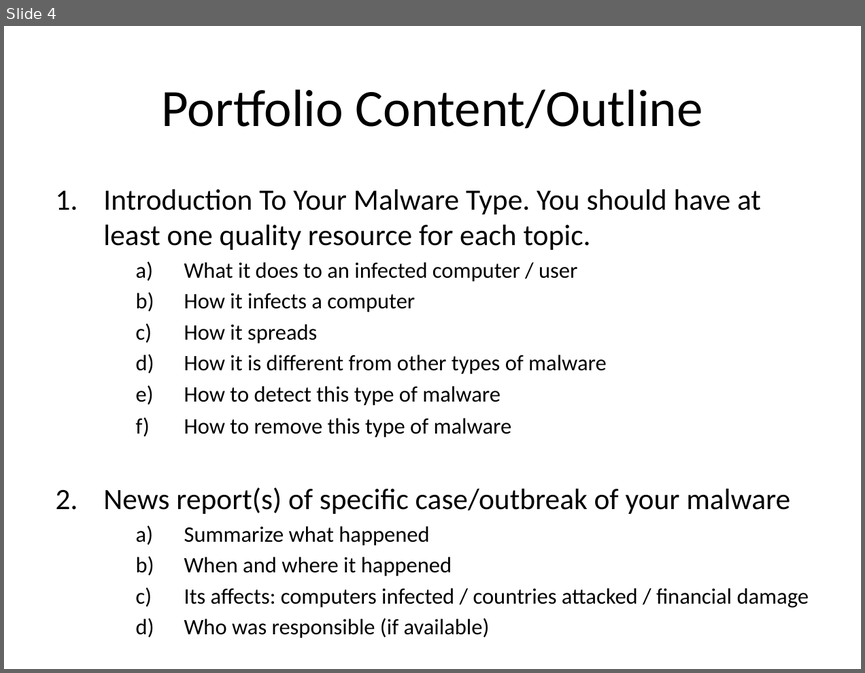
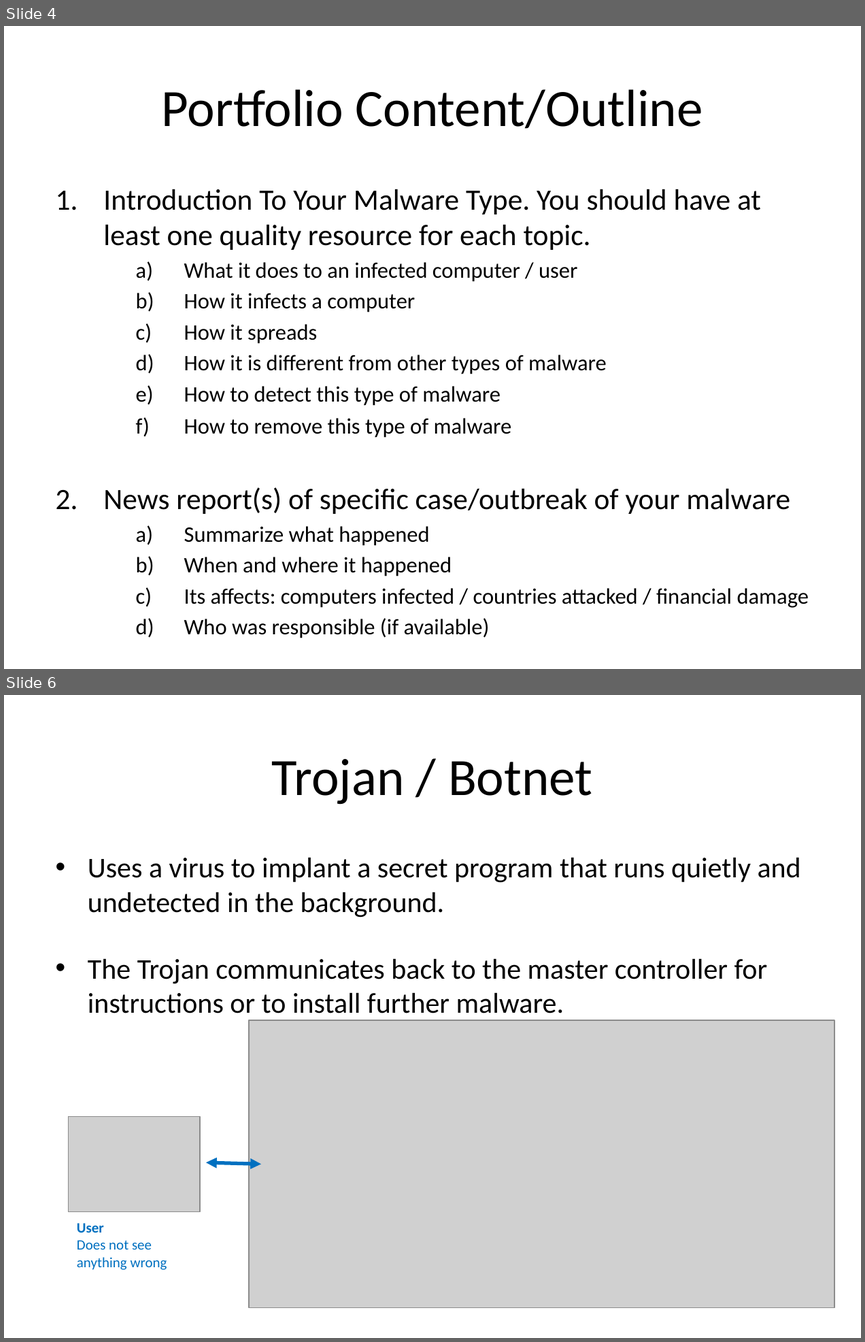
Before and after one commit to Greg5519/ICS2O0, a slide deck: Topic A Understanding Computers/A.4 Lesson - Types Of Malware.pptx. Shown one above the other, each under a label of ours: slide 4 before the commit, slides 4 and 6 after it; the slides between them are not shown. The pictures are 865x673 and 865x1342 pixels, drawn with LibreOffice and Linux fonts; fonts in the diff are those of the drawing; grey boxes stand for pictures. Boxes give left, top, right and bottom in pixels: in the first picture for what was removed or moved away, otherwise in the second. Text is boxed around its words. In the diff, an @@ line names an element or a change of style, - is before the commit and + after.

```diff
--- a/Topic A Understanding Computers/A.4 Lesson - Types Of Malware.pptx
+++ b/Topic A Understanding Computers/A.4 Lesson - Types Of Malware.pptx
@@ slide 6 added at [4, 695, 861, 1338], background #FFFFFF @@
@@ title added at [272, 759, 592, 804], 44 pt, text #000000 @@
+Trojan / Botnet
@@ text added at [88, 857, 801, 1020], 24 pt, text #000000 @@
+• Uses a virus to implant a secret program that runs quietly and undetected in the background.
+• The Trojan communicates back to the master controller for instructions or to install further malware.
@@ picture added at [249, 1020, 834, 1307] @@
@@ picture added at [68, 1117, 201, 1212] @@
@@ double arrow added from (206, 1162) to (261, 1164), #0070C0 3 pt @@
@@ text added at [77, 1223, 167, 1270], 12 pt, text #0070C0 @@
+User
+Does not see
+anything wrong
```
Also in this commit, not shown: 5 other slides added, 1 other file.
